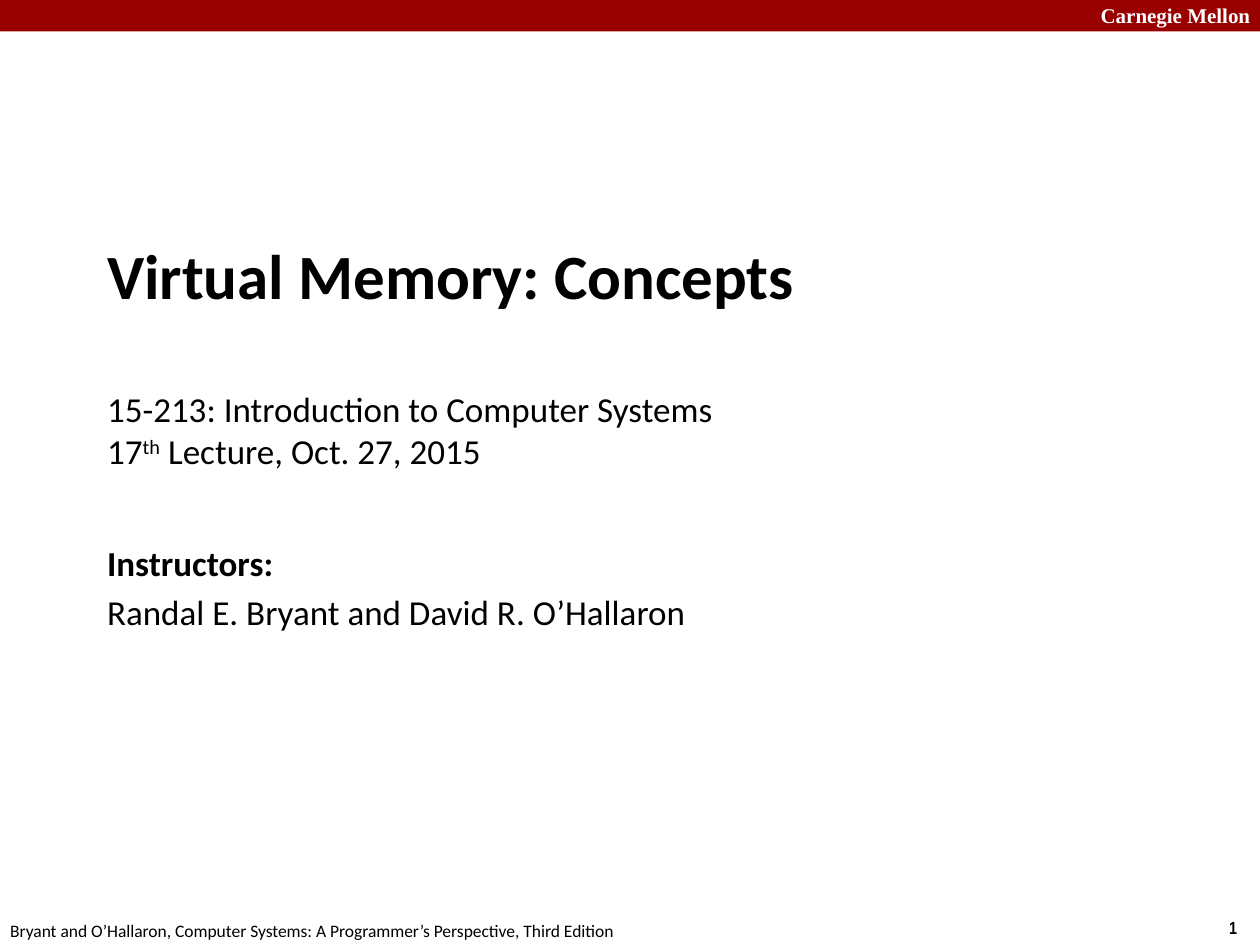
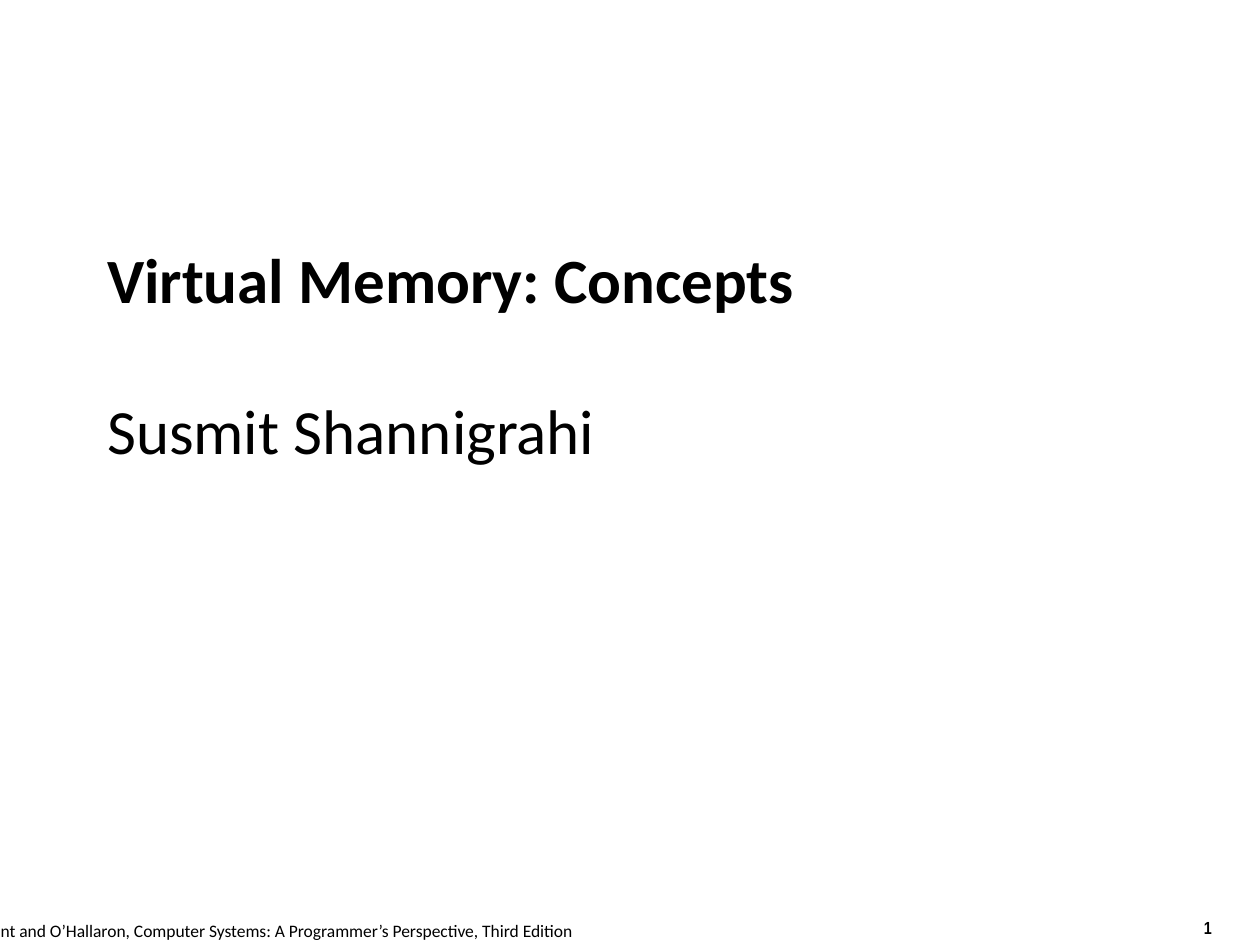
Before and after one commit to tntech-ngin/F24-CSC2770, a slide deck: slide 1 of docs/lectures_source/lectures/originals/17-vm-concepts.pptx. Drawn at 1260x945 pixels with LibreOffice and Linux fonts; fonts in the diff are those of the drawing. Boxes give left, top, right and bottom in pixels: in the first picture for what was removed or moved away, otherwise in the second. Text is boxed around its words. In the diff, an @@ line names an element or a change of style, - is before the commit and + after.

```diff
--- a/docs/lectures_source/lectures/originals/17-vm-concepts.pptx
+++ b/docs/lectures_source/lectures/originals/17-vm-concepts.pptx
@@ rectangle removed at [0, 0, 1260, 32] @@
@@ text removed at [1101, 8, 1250, 28] @@
-Carnegie Mellon
@@ title at [107, 258, 793, 465]: text changed; size 20 to 36 pt; bold on @@
-Virtual Memory: Concepts
-15-213: Introduction to Computer Systems
-17th Lecture, Oct. 27, 2015
+Virtual Memory: Concepts
+Susmit Shannigrahi
@@ subtitle removed at [107, 553, 685, 631] @@
-Instructors:
-Randal E. Bryant and David R. O’Hallaron
@@ text "Bryant and O’Hallaron, Computer Systems: ..." rewrapped from [10, 925, 614, 940] to [19, 925, 573, 940] @@
@@ page number: place and size @@
-page number at [1229, 922, 1237, 934]
+page number at [1204, 922, 1212, 934]
```
Also in this commit, not shown: 38 other slides changed, 42 other files.
